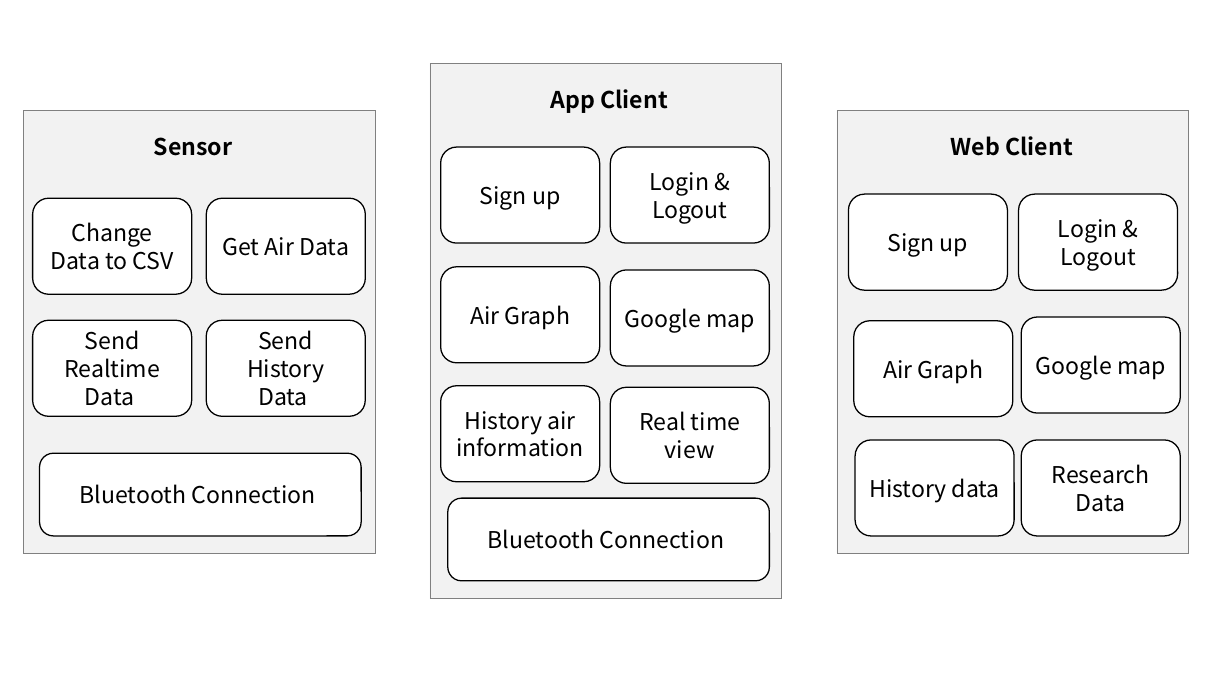
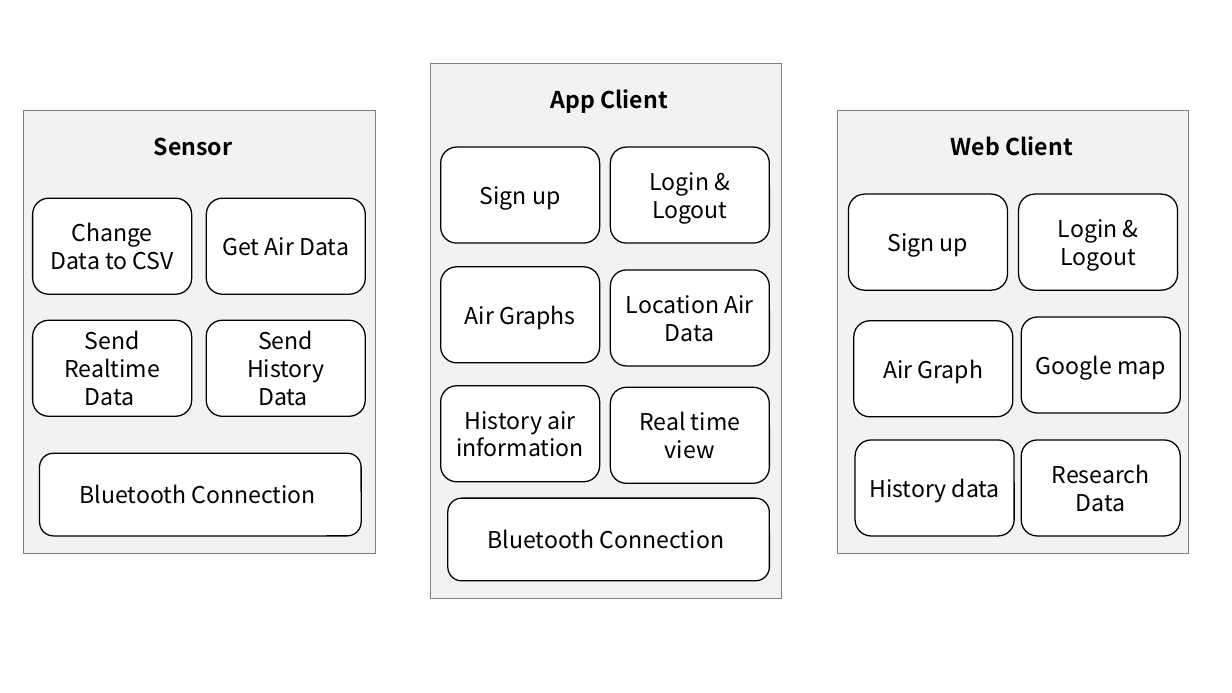
Before and after one commit to MAENGSOOHOON/summer2017IoT, a slide deck: slide 1 of 4week/function diagram.pptx. Drawn at 1232x693 pixels with LibreOffice and Linux fonts; fonts in the diff are those of the drawing. Boxes give left, top, right and bottom in pixels: in the first picture for what was removed or moved away, otherwise in the second. Text is boxed around its words. In the diff, an @@ line names an element or a change of style, - is before the commit and + after.

Commit message:
ff

```diff
--- a/4week/function diagram.pptx
+++ b/4week/function diagram.pptx
@@ text in rounded rectangle at (626, 295, 753, 342): text changed @@
-Google map
+Location Air Data
@@ text in rounded rectangle at (465, 305, 575, 329): text changed @@
-Air Graph
+Air Graphs
```
